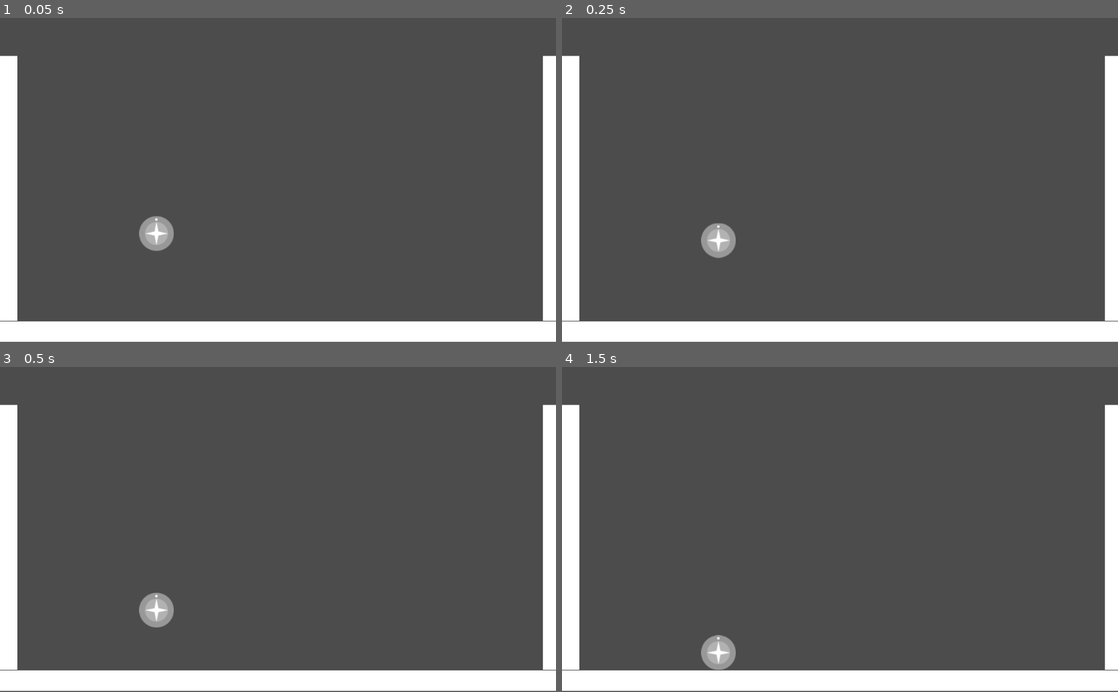
Above: before the commit, frames 1-4 (two rows, left to right).
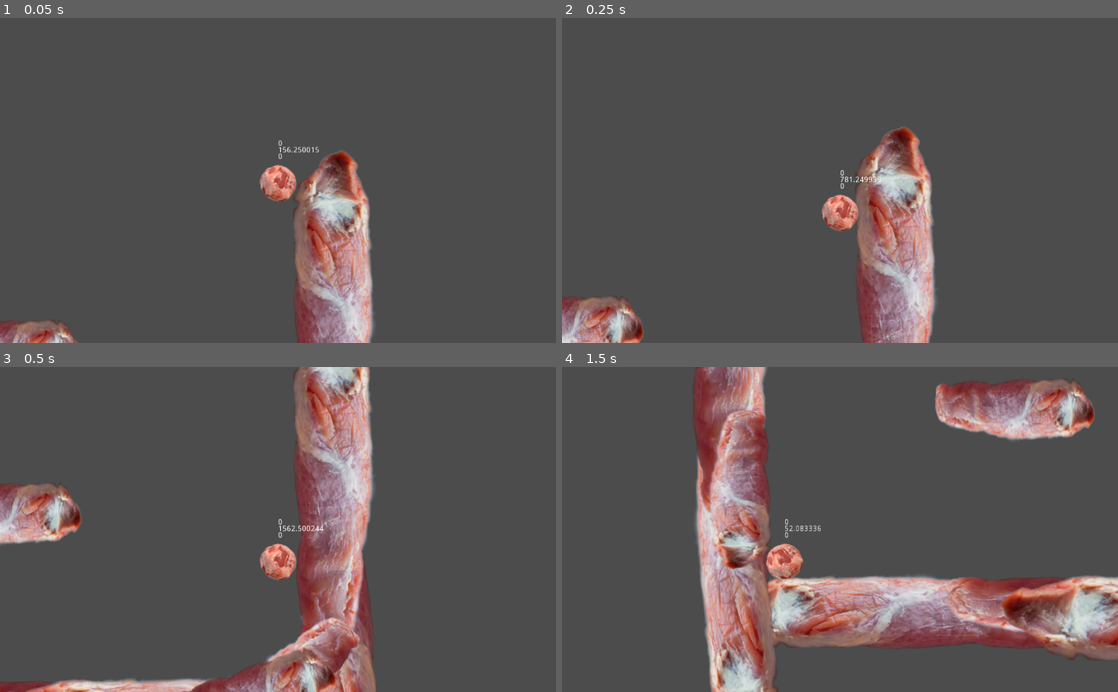
Above: after the commit, the same moments.

Repository: NanjaMonja/Ball
Game: Godot game, scene res://Main.tscn
Same seed, same stepped clock (60 frames per second), same inputs: the game is played once before the commit and once after it.
Inputs:
- Up to frame 1 (0.05 s): no input
- Up to frame 2 (0.25 s): no input
- Up to frame 3 (0.5 s): no input
- Up to frame 4 (1.5 s): no input

The runs differ from the first frame. In frame 1, 19% of the frame differs, in the area x 0-100%, y 11-100%; in frame 2, 20%; in frame 3, 27%; in frame 4, 41%, in the area x 0-100%, y 0-100%.

Commit message:
Flesh
We have such sights to show you

Diff:
--- a/Main.tscn
+++ b/Main.tscn
@@ -1,15 +1,40 @@
 [gd_scene load_steps=4 format=2]
 
 [ext_resource path="res://Main.gd" type="Script" id=1]
-[ext_resource path="res://Player.tscn" type="PackedScene" id=2]
-[ext_resource path="res://level_gym.tscn" type="PackedScene" id=3]
+[ext_resource path="res://level_gym.tscn" type="PackedScene" id=2]
+[ext_resource path="res://gameplay/player.tscn" type="PackedScene" id=3]
 
 [node name="Main" type="Node"]
 
 script = ExtResource( 1 )
 
-[node name="Player" parent="." index="0" instance=ExtResource( 2 )]
+[node name="Gym_Level" parent="." index="0" instance=ExtResource( 2 )]
 
-position = Vector2( 288.208, 397.218 )
+[node name="PlayerFlesh" parent="." index="1" instance=ExtResource( 3 )]
 
-[node name="Gym_Level" parent="." index="1" instance=ExtResource( 3 )]
+position = Vector2( 976, -41 )
+
+[node name="Camera2D" type="Camera2D" parent="PlayerFlesh" index="7"]
+
+anchor_mode = 1
+rotating = false
+current = true
+zoom = Vector2( 1, 1 )
+limit_left = -10000000
+limit_top = -10000000
+limit_right = 10000000
+limit_bottom = 10000000
+limit_smoothed = false
+drag_margin_h_enabled = true
+drag_margin_v_enabled = true
+smoothing_enabled = false
+smoothing_speed = 5.0
+offset_v = 0.0
+offset_h = 0.0
+drag_margin_left = 0.2
+drag_margin_top = 0.2
+drag_margin_right = 0.2
+drag_margin_bottom = 0.2
+editor_draw_screen = true
+editor_draw_limits = false
+editor_draw_drag_margin = false
--- /dev/null
+++ b/default_bus_layout.tres
@@ -0,0 +1,28 @@
+[gd_resource type="AudioBusLayout" format=2]
+
+[resource]
+
+bus/0/name = "Master"
+bus/0/solo = false
+bus/0/mute = false
+bus/0/bypass_fx = false
+bus/0/volume_db = 0.0
+bus/0/send = ""
+bus/1/name = "Jump"
+bus/1/solo = false
+bus/1/mute = false
+bus/1/bypass_fx = false
+bus/1/volume_db = -5.7
+bus/1/send = "Master"
+bus/2/name = "Collide"
+bus/2/solo = false
+bus/2/mute = false
+bus/2/bypass_fx = false
+bus/2/volume_db = -1.1
+bus/2/send = "Master"
+bus/3/name = "Roll"
+bus/3/solo = false
+bus/3/mute = false
+bus/3/bypass_fx = false
+bus/3/volume_db = 7.3
+bus/3/send = "Master"
--- /dev/null
+++ b/gameplay/player.gd
@@ -0,0 +1,219 @@
+extends KinematicBody2D
+
+export(int) var gamepad = 0
+
+# <TWEAKABLE>
+const JUMP_HEIGHT = 500.0
+const JUMP_DISTANCE = 400.0
+const HORIZONTAL_MAX_VELOCITY = 500.0
+
+const ACCELERATION = 2.0
+const DEACCELERATION = 1.5
+const DAMPENING = 0.5
+
+const IN_AIR_ACCELERATION = ACCELERATION * 0.5
+const IN_AIR_DEACCELERATION = DEACCELERATION * 0.5
+const IN_AIR_DAMPENING = DAMPENING * 0.5
+
+const POGO_LENGTH = 100.0
+
+const UP = Vector2(0, -1) # Not really supported to change yet. COMING SOON
+const SLOPE_STOP_MIN_VELOCITY = 0.01
+const MAX_BOUNCES = 4
+const FLOOR_MAX_ANGLE = 0.785398
+
+const BALL_RADIUS = 32.0
+ # </TWEAKABLE>
+
+const BALL_CIRCUMFERENCE = 2.0 * PI * BALL_RADIUS # NO NEED TO TOUCH!!! BALLS
+const DEADZONE = 0.25
+
+enum JUMP{IDLE, PRE, ACTIVE}
+const JUMP_DELTA_MARGIN = 0.1
+var jump_state = JUMP.IDLE
+var jump_delta = 0
+
+var velocity = Vector2()
+var angular_velocity = 0
+var pogo_direction = Vector2()
+
+var gravity
+var jump_velocity
+
+var is_on_floor = false
+var touching = false
+
+func _ready():
+	# MAGIC JUMP STUFF
+	jump_velocity = (2 * JUMP_HEIGHT * HORIZONTAL_MAX_VELOCITY) / JUMP_DISTANCE
+	gravity = 2 * JUMP_HEIGHT * pow(HORIZONTAL_MAX_VELOCITY, 2) / pow(JUMP_DISTANCE, 2)
+
+	$PogoStick.cast_to.x = POGO_LENGTH
+
+func _physics_process(delta):
+	var can_jump = false
+	if is_on_floor:
+		can_jump = true
+
+	var input_direction = get_input_direction()
+
+
+	var h_velocity = velocity.x
+
+	var h_target = input_direction.x * HORIZONTAL_MAX_VELOCITY
+
+
+	# ACCELERATION
+	var h_acceleration
+	if input_direction.length_squared() > 0:
+		var accelerating = input_direction.dot(velocity) > 0
+		if accelerating:
+			if is_on_floor:
+				h_acceleration = ACCELERATION
+			else:
+				h_acceleration = IN_AIR_ACCELERATION
+		else:
+			if is_on_floor:
+				h_acceleration = DEACCELERATION
+			else:
+				h_acceleration = IN_AIR_DEACCELERATION
+	else:
+		if is_on_floor:
+			h_acceleration = DAMPENING
+		else:
+			h_acceleration = IN_AIR_DAMPENING
+
+	h_velocity = lerp(h_velocity, h_target, min(h_acceleration * delta, 1))
+
+	velocity.x = h_velocity
+
+	# JUMP
+	var pogo_input_direction = get_analog_input(gamepad, 0, 1)
+	if pogo_input_direction.length_squared() > 0:
+		pogo_direction = pogo_input_direction
+
+	if Input.is_action_just_pressed("jump"):
+		animate_pogo_stick()
+
+	if jump_state == JUMP.IDLE:
+		if Input.is_action_just_pressed("jump"):
+			if $PogoStick.is_colliding():
+				jump_state = JUMP.ACTIVE
+				velocity.x += jump_velocity * pogo_direction.normalized().x
+				velocity.y = jump_velocity * pogo_direction.normalized().y
+				$Jump.play()
+				print("DID IT!")
+			else:
+				jump_state = JUMP.PRE
+				jump_delta = 0
+
+	elif jump_state == JUMP.PRE:
+		jump_delta += delta
+
+		if $PogoStick.is_colliding():
+			if jump_delta <= JUMP_DELTA_MARGIN:
+				jump_state = JUMP.ACTIVE
+				velocity.x += jump_velocity * pogo_direction.normalized().x
+				velocity.y = jump_velocity * pogo_direction.normalized().y * 1.5
+				$Jump.play()
+				print("PRE JUMP!!! ", str(jump_delta))
+			else:
+				jump_state = JUMP.IDLE
+
+	elif jump_state == JUMP.ACTIVE and not Input.is_action_pressed("jump"):
+		# Player releases jump button. This terminates the jump.
+		jump_state = JUMP.IDLE
+
+	# APPLY GRAVITY
+#	if not is_on_floor:
+	var vertical_velocity = velocity.y
+	var vertical_acceleration = gravity
+#
+	if vertical_velocity < 0 or jump_state != JUMP.ACTIVE:
+		vertical_acceleration = gravity * 2
+	vertical_velocity += vertical_acceleration * delta
+
+	velocity.y = vertical_velocity
+
+	#DEBUG
+	$Control/VelocityX.text = str(velocity.x)
+	$Control/VelocityY.text = str(velocity.y)
+	$Control/AngularVelocity.text = str(angular_velocity)
+
+	# MOVING
+	velocity = move_and_slide(velocity, UP, SLOPE_STOP_MIN_VELOCITY, MAX_BOUNCES, FLOOR_MAX_ANGLE)
+	is_on_floor = is_on_floor()
+
+	if get_slide_count() > 0:
+		if not touching:
+			$Collide.play()
+			if velocity.length() > 0.2:
+				$Roll.play()
+			else:
+				$Roll.stop()
+		touching = true
+
+		var collision = get_slide_collision(get_slide_count() - 1)
+
+		if collision.normal.tangent().dot(velocity) > 0:
+			angular_velocity = -velocity.length() * delta / BALL_CIRCUMFERENCE
+
+		elif collision.normal.tangent().dot(velocity) < 0:
+			angular_velocity = velocity.length() * delta / BALL_CIRCUMFERENCE
+
+		else:
+			angular_velocity = 0
+	else:
+		touching = false
+		$Roll.stop()
+
+	$Sprite.rotation += angular_velocity * 2 * PI
+	$PogoStick.rotation = (pogo_direction * -1).angle()
+
+	if is_on_floor:
+		can_jump = true
+
+# ANIMATE POGO STICK
+
+func animate_pogo_stick():
+	$PogoStick/Tween.stop_all()
+	$PogoStick/Tween.interpolate_property($PogoStick/flesh_stick, "scale", Vector2(0.15, 0.15), Vector2(0.03, 0.15), 0.4, Tween.TRANS_BOUNCE, Tween.EASE_IN)
+	$PogoStick/Tween.start()
+
+
+
+# ANALOG INPUT HELPER FUNCS
+
+func get_analog_input(joy, x, y):
+	# Thumbstick
+	var analog_input = Vector2()
+
+	analog_input.x = Input.get_joy_axis(joy, x)
+	analog_input.y = Input.get_joy_axis(joy, y)
+
+	if analog_input.length_squared() < pow(DEADZONE, 2):
+		analog_input = Vector2()
+	else:
+		analog_input = analog_input.normalized() * (min(analog_input.length_squared(), 1) - pow(DEADZONE, 2)) / (1 - pow(DEADZONE, 2))
+
+	return analog_input
+
+func get_input_direction():
+
+	# Thumbstick
+	var analog_input = get_analog_input(gamepad, 0, 1)
+
+	# Keyboard or D-pad
+	var digital_input = Vector2()
+	if (Input.is_action_pressed("move_left")):
+		digital_input.x -= 1
+	if (Input.is_action_pressed("move_right")):
+		digital_input.x += 1
+	if (Input.is_action_pressed("move_up")):
+		digital_input.y -= 1
+	if (Input.is_action_pressed("move_down")):
+		digital_input.y += 1
+	digital_input = digital_input.normalized()
+
+
+	return analog_input if digital_input == Vector2() else digital_input
--- /dev/null
+++ b/gameplay/player.tscn
@@ -0,0 +1,157 @@
+[gd_scene load_steps=8 format=2]
+
+[ext_resource path="res://gameplay/player.gd" type="Script" id=1]
+[ext_resource path="res://art/flesh_stick.png" type="Texture" id=2]
+[ext_resource path="res://art/flesh_ball.png" type="Texture" id=3]
+[ext_resource path="res://dev/temp_assets/splat.ogg" type="AudioStream" id=4]
+[ext_resource path="res://dev/temp_assets/collide.ogg" type="AudioStream" id=5]
+[ext_resource path="res://dev/temp_assets/roll.ogg" type="AudioStream" id=6]
+
+[sub_resource type="CircleShape2D" id=1]
+
+custom_solver_bias = 0.0
+radius = 32.0
+
+[node name="PlayerJonebone" type="KinematicBody2D"]
+
+input_pickable = false
+collision_layer = 1
+collision_mask = 1
+collision/safe_margin = 0.08
+script = ExtResource( 1 )
+gamepad = 0
+
+[node name="Ball" type="CollisionShape2D" parent="." index="0"]
+
+shape = SubResource( 1 )
+
+[node name="PogoStick" type="RayCast2D" parent="." index="1"]
+
+enabled = true
+exclude_parent = true
+cast_to = Vector2( 64, 0 )
+collision_mask = 1
+
+[node name="flesh_stick" type="Sprite" parent="PogoStick" index="0"]
+
+position = Vector2( 4.03035, 0 )
+scale = Vector2( 0.03, 0.15 )
+texture = ExtResource( 2 )
+offset = Vector2( 350, 0 )
+
+[node name="Tween" type="Tween" parent="PogoStick" index="1"]
+
+repeat = false
+playback_process_mode = 1
+playback_speed = 1.0
+playback/active = false
+playback/repeat = false
+playback/speed = 1.0
+
+[node name="Sprite" type="Sprite" parent="." index="2"]
+
+scale = Vector2( 0.17, 0.17 )
+texture = ExtResource( 3 )
+
+[node name="Control" type="Control" parent="." index="3"]
+
+anchor_left = 0.0
+anchor_top = 0.0
+anchor_right = 0.0
+anchor_bottom = 0.0
+margin_top = -80.0
+margin_right = 40.0
+margin_bottom = -40.0
+rect_pivot_offset = Vector2( 0, 0 )
+rect_clip_content = false
+mouse_filter = 0
+mouse_default_cursor_shape = 0
+size_flags_horizontal = 1
+size_flags_vertical = 1
+
+[node name="VelocityX" type="Label" parent="Control" index="0"]
+
+anchor_left = 0.0
+anchor_top = 0.0
+anchor_right = 1.0
+anchor_bottom = 0.0
+margin_bottom = 14.0
+rect_pivot_offset = Vector2( 0, 0 )
+rect_clip_content = false
+mouse_filter = 2
+mouse_default_cursor_shape = 0
+size_flags_horizontal = 1
+size_flags_vertical = 4
+text = "X"
+percent_visible = 1.0
+lines_skipped = 0
+max_lines_visible = -1
+
+[node name="VelocityY" type="Label" parent="Control" index="1"]
+
+anchor_left = 0.0
+anchor_top = 0.0
+anchor_right = 1.0
+anchor_bottom = 0.0
+margin_top = 12.0
+rect_pivot_offset = Vector2( 0, 0 )
+rect_clip_content = false
+mouse_filter = 2
+mouse_default_cursor_shape = 0
+size_flags_horizontal = 1
+size_flags_vertical = 4
+text = "Y"
+percent_visible = 1.0
+lines_skipped = 0
+max_lines_visible = -1
+
+[node name="AngularVelocity" type="Label" parent="Control" index="2"]
+
+anchor_left = 0.0
+anchor_top = 0.0
+anchor_right = 1.0
+anchor_bottom = 0.0
+margin_top = 24.0
+rect_pivot_offset = Vector2( 0, 0 )
+rect_clip_content = false
+mouse_filter = 2
+mouse_default_cursor_shape = 0
+size_flags_horizontal = 1
+size_flags_vertical = 4
+text = "Angular"
+percent_visible = 1.0
+lines_skipped = 0
+max_lines_visible = -1
+
+[node name="Jump" type="AudioStreamPlayer2D" parent="." index="4"]
+
+stream = ExtResource( 4 )
+volume_db = 0.0
+pitch_scale = 1.0
+autoplay = false
+max_distance = 2000.0
+attenuation = 1.0
+bus = "Jump"
+area_mask = 1
+
+[node name="Collide" type="AudioStreamPlayer2D" parent="." index="5"]
+
+stream = ExtResource( 5 )
+volume_db = 0.0
+pitch_scale = 1.0
+autoplay = false
+max_distance = 2000.0
+attenuation = 1.0
+bus = "Collide"
+area_mask = 1
+
+[node name="Roll" type="AudioStreamPlayer2D" parent="." index="6"]
+
+stream = ExtResource( 6 )
+volume_db = 0.0
+pitch_scale = 1.0
+autoplay = false
+max_distance = 2000.0
+attenuation = 1.0
+bus = "Roll"
+area_mask = 1
--- a/level_gym.tscn
+++ b/level_gym.tscn
@@ -1,19 +1,34 @@
-[gd_scene load_steps=3 format=2]
+[gd_scene load_steps=7 format=2]
+
+[ext_resource path="res://art/flesh_stick.png" type="Texture" id=1]
 
 [sub_resource type="RectangleShape2D" id=1]
 
 custom_solver_bias = 0.0
-extents = Vector2( 4.03117, 159.291 )
+extents = Vector2( 100, 10 )
 
 [sub_resource type="RectangleShape2D" id=2]
 
 custom_solver_bias = 0.0
-extents = Vector2( 110.857, 13.2742 )
+extents = Vector2( 130, 40 )
 
-[node name="Gym_Level" type="StaticBody2D"]
+[sub_resource type="RectangleShape2D" id=3]
 
-position = Vector2( 126.763, 16.2138 )
-scale = Vector2( 4.96133, 1.50668 )
+custom_solver_bias = 0.0
+extents = Vector2( 30, 10 )
+
+[sub_resource type="RectangleShape2D" id=4]
+
+custom_solver_bias = 0.0
+extents = Vector2( 550, 10 )
+
+[sub_resource type="RectangleShape2D" id=5]
+
+custom_solver_bias = 0.0
+extents = Vector2( 10, 400 )
+
+[node name="Gym_Level" type="StaticBody2D" index="0"]
+
 input_pickable = false
 collision_layer = 1
 collision_mask = 1
@@ -23,73 +38,143 @@
 bounce = 0.0
 _sections_unfolded = [ "Collision", "Material" ]
 
-[node name="ColorRect" type="ColorRect" parent="." index="0"]
+[node name="Sprite" type="Sprite" parent="." index="0"]
 
-anchor_left = 0.0
-anchor_top = 0.0
-anchor_right = 0.0
-anchor_bottom = 0.0
-margin_left = -26.0
-margin_top = 361.0
-margin_right = 184.0
-margin_bottom = 386.0
-rect_pivot_offset = Vector2( 0, 0 )
-rect_clip_content = false
-mouse_filter = 0
-mouse_default_cursor_shape = 0
-size_flags_horizontal = 1
-size_flags_vertical = 1
-color = Color( 1, 1, 1, 1 )
+position = Vector2( 286.256, 658.983 )
+rotation = 0.0246808
+scale = Vector2( 1.1561, 0.989524 )
+texture = ExtResource( 1 )
 
-[node name="ColorRect2" type="ColorRect" parent="." index="1"]
+[node name="Sprite3" type="Sprite" parent="." index="1"]
 
-anchor_left = 0.0
-anchor_top = 0.0
-anchor_right = 0.0
-anchor_bottom = 0.0
-margin_left = -28.0
-margin_top = 36.0
-margin_right = -19.0
-margin_bottom = 360.0
-rect_pivot_offset = Vector2( 0, 0 )
-rect_clip_content = false
-mouse_filter = 0
-mouse_default_cursor_shape = 0
-size_flags_horizontal = 1
-size_flags_vertical = 1
-color = Color( 1, 1, 1, 1 )
+position = Vector2( 765.127, 643.685 )
+rotation = -3.09161
+scale = Vector2( 1.35244, 0.946483 )
+texture = ExtResource( 1 )
 
-[node name="ColorRect3" type="ColorRect" parent="." index="2"]
+[node name="Sprite4" type="Sprite" parent="." index="2"]
 
-anchor_left = 0.0
-anchor_top = 0.0
-anchor_right = 0.0
-anchor_bottom = 0.0
-margin_left = 176.0
-margin_top = 36.0
-margin_right = 185.0
-margin_bottom = 360.0
-rect_pivot_offset = Vector2( 0, 0 )
-rect_clip_content = false
-mouse_filter = 0
-mouse_default_cursor_shape = 0
-size_flags_horizontal = 1
-size_flags_vertical = 1
-color = Color( 1, 1, 1, 1 )
+position = Vector2( 911.12, 672 )
+rotation = 0.0246808
+scale = Vector2( 1.50321, 1.18575 )
+texture = ExtResource( 1 )
 
-[node name="CollisionShape2D2" type="CollisionShape2D" parent="." index="3"]
+[node name="Sprite5" type="Sprite" parent="." index="3"]
 
-position = Vector2( -23.5346, 201.626 )
-scale = Vector2( 1, 1 )
+position = Vector2( -44.873, 492.685 )
+rotation = -1.6338
+scale = Vector2( 1.35244, 0.946483 )
+texture = ExtResource( 1 )
+
+[node name="Sprite9" type="Sprite" parent="." index="4"]
+
+position = Vector2( 1093.13, 438.685 )
+rotation = -1.6338
+scale = Vector2( 1.35244, 0.946483 )
+texture = ExtResource( 1 )
+
+[node name="Sprite6" type="Sprite" parent="." index="5"]
+
+position = Vector2( -74.1374, 74.817 )
+rotation = 1.52765
+scale = Vector2( 1.25303, 1.16463 )
+texture = ExtResource( 1 )
+
+[node name="Sprite10" type="Sprite" parent="." index="6"]
+
+position = Vector2( 1066.98, 218.828 )
+rotation = 1.57893
+scale = Vector2( 1.00516, 1.07298 )
+texture = ExtResource( 1 )
+
+[node name="Sprite2" type="Sprite" parent="." index="7"]
+
+position = Vector2( 1004.62, 587.5 )
+rotation = -0.815081
+scale = Vector2( 0.469617, 0.82368 )
+texture = ExtResource( 1 )
+
+[node name="Sprite12" type="Sprite" parent="." index="8"]
+
+position = Vector2( 1004.62, 587.5 )
+rotation = -0.815081
+scale = Vector2( 0.469617, 0.82368 )
+texture = ExtResource( 1 )
+
+[node name="Sprite7" type="Sprite" parent="." index="9"]
+
+position = Vector2( 936.62, 599.5 )
+rotation = -3.43033
+scale = Vector2( 0.469617, 0.82368 )
+texture = ExtResource( 1 )
+
+[node name="Sprite8" type="Sprite" parent="." index="10"]
+
+position = Vector2( 467.62, 264.5 )
+rotation = -3.12358
+scale = Vector2( 0.469617, 0.82368 )
+texture = ExtResource( 1 )
+
+[node name="Sprite11" type="Sprite" parent="." index="11"]
+
+position = Vector2( -30.3799, 421.5 )
+rotation = -1.55335
+scale = Vector2( 0.469617, 0.82368 )
+texture = ExtResource( 1 )
+
+[node name="Slope" type="CollisionShape2D" parent="." index="12"]
+
+position = Vector2( 962.695, 561.582 )
+rotation = -0.815081
 shape = SubResource( 1 )
 
-[node name="CollisionShape2D4" type="CollisionShape2D" parent="." index="4"]
+[node name="Slope6" type="CollisionShape2D" parent="." index="13"]
 
-position = Vector2( 81.276, 374.191 )
+position = Vector2( 453.98, 265.692 )
+rotation = -0.0132822
 shape = SubResource( 2 )
 
-[node name="CollisionShape2D" type="CollisionShape2D" parent="." index="5"]
+[node name="Slope7" type="CollisionShape2D" parent="." index="14"]
 
-position = Vector2( 180.04, 201.626 )
-scale = Vector2( 1, 1 )
+position = Vector2( 590.145, 254.585 )
+rotation = 1.03049
+shape = SubResource( 3 )
+
+[node name="Slope4" type="CollisionShape2D" parent="." index="15"]
+
+position = Vector2( 1020.4, 460.908 )
+rotation = -1.20926
 shape = SubResource( 1 )
+
+[node name="Slope5" type="CollisionShape2D" parent="." index="16"]
+
+position = Vector2( 1017.94, 410.571 )
+rotation = -1.48535
+shape = SubResource( 1 )
+
+[node name="Slope2" type="CollisionShape2D" parent="." index="17"]
+
+position = Vector2( 879.209, 588.593 )
+rotation = -0.262731
+shape = SubResource( 1 )
+
+[node name="Slope3" type="CollisionShape2D" parent="." index="18"]
+
+position = Vector2( 826.416, 592.276 )
+rotation = -0.0927899
+shape = SubResource( 1 )
+
+[node name="Floor" type="CollisionShape2D" parent="." index="19"]
+
+position = Vector2( 523.12, 596.826 )
+shape = SubResource( 4 )
+
+[node name="WallL" type="CollisionShape2D" parent="." index="20"]
+
+position = Vector2( 0.790237, 215.131 )
+shape = SubResource( 5 )
+
+[node name="WallR" type="CollisionShape2D" parent="." index="21"]
+
+position = Vector2( 1023.5, 215.131 )
+shape = SubResource( 5 )
--- a/project.godot
+++ b/project.godot
@@ -24,6 +24,8 @@
  ]
 ui_roll_left=[ Object(InputEventJoypadButton,"resource_local_to_scene":false,"resource_name":"","device":0,"button_index":4,"pressure":0.0,"pressed":false,"script":null)
  ]
+jump=[ Object(InputEventJoypadButton,"resource_local_to_scene":false,"resource_name":"","device":0,"button_index":4,"pressure":0.0,"pressed":false,"script":null)
+ ]
 
 [rendering]
 
Binary file added: art/flesh_ball.png
Not shown, added: art/flesh_ball.png.import
Binary file added: art/flesh_stick.png
Not shown, added: art/flesh_stick.png.import
Not shown, added: dev/temp_assets/collide.ogg.import
Not shown, added: dev/temp_assets/impsplat/impactsplat01.ogg.import
Not shown, added: dev/temp_assets/impsplat/impactsplat03.ogg.import
Not shown, added: dev/temp_assets/roll.ogg.import
Not shown, added: dev/temp_assets/splat.ogg.import
Not shown, added: export_presets.cfg
Binary file added: icon.ico
Binary file changed: icon.png
(and 13 more such lines)
